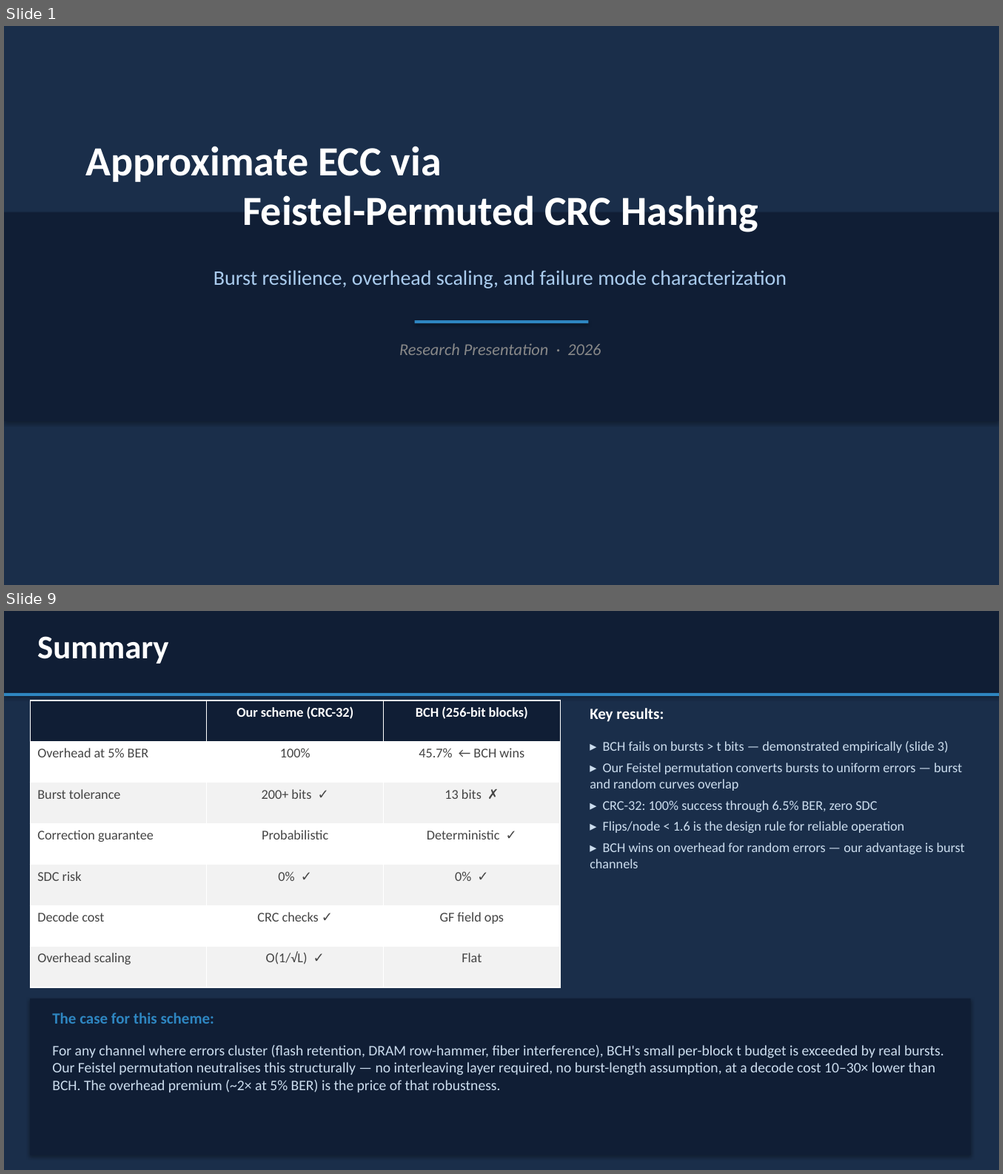
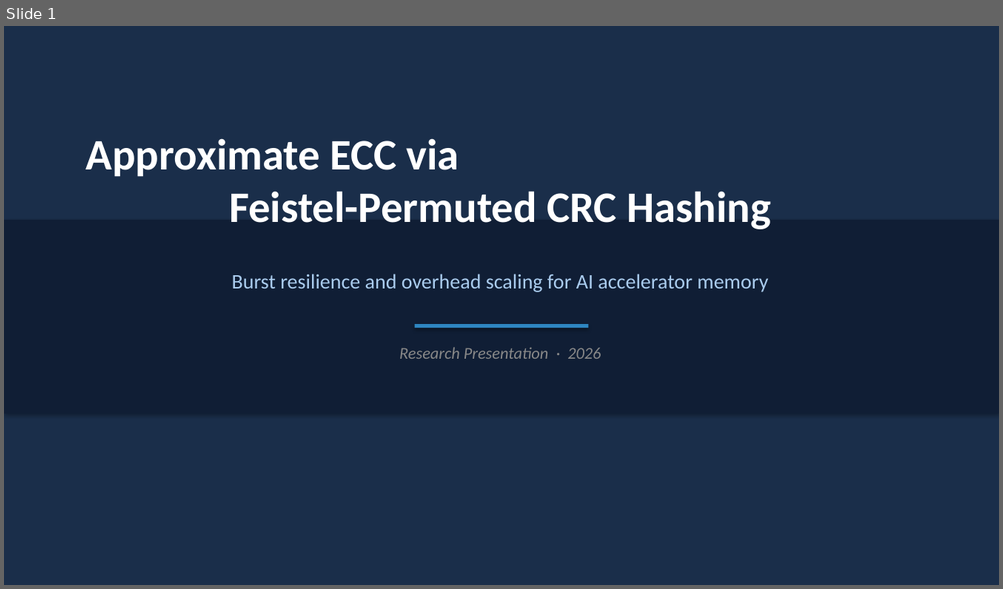
Before and after one commit to dmrlobo2002/approximate_ecc, a slide deck: advisor_slides.pptx. Shown one above the other, each under a label of ours: slides 1 and 9 before the commit, slide 1 after it; the slides between them are not shown. The pictures are 1003x1174 and 1003x589 pixels, drawn with LibreOffice and Linux fonts; fonts in the diff are those of the drawing. Boxes give left, top, right and bottom in pixels: in the first picture for what was removed or moved away, otherwise in the second. Text is boxed around its words. In the diff, an @@ line names an element or a change of style, - is before the commit and + after.

```diff
--- a/advisor_slides.pptx
+++ b/advisor_slides.pptx
@@ slide 9 removed at (x1=4, y1=611, x2=999, y2=1170), background #FFFFFF @@
@@ rectangle removed at (x1=4, y1=611, x2=999, y2=1170) @@
@@ rectangle removed at (x1=4, y1=611, x2=999, y2=693) @@
@@ text removed at (x1=37, y1=636, x2=169, y2=664) @@
-Summary
@@ rectangle removed at (x1=4, y1=693, x2=999, y2=696) @@
@@ table removed at (x1=30, y1=701, x2=560, y2=988), 7 rows, 3 columns @@
- | Our scheme (CRC-32) | BCH (256-bit blocks)
-Overhead at 5% BER | 100% | 45.7% ← BCH wins
-Burst tolerance | 200+ bits ✓ | 13 bits ✗
-Correction guarantee | Probabilistic | Deterministic ✓
-SDC risk | 0% ✓ | 0% ✓
-Decode cost | CRC checks ✓ | GF field ops
-Overhead scaling | O(1/√L) ✓ | Flat
@@ text removed at (x1=589, y1=708, x2=663, y2=722) @@
-Key results:
@@ text removed at (x1=589, y1=741, x2=965, y2=869) @@
-▸ BCH fails on bursts > t bits — demonstrated empirically (slide 3)
-▸ Our Feistel permutation converts bursts to uniform errors — burst and random curves overlap
-▸ CRC-32: 100% success through 6.5% BER, zero SDC
-▸ Flips/node < 1.6 is the design rule for reliable operation
-▸ BCH wins on overhead for random errors — our advantage is burst channels
@@ rectangle removed at (x1=30, y1=999, x2=970, y2=1156) @@
@@ text removed at (x1=52, y1=1013, x2=214, y2=1024) @@
-The case for this scheme:
@@ text removed at (x1=52, y1=1045, x2=944, y2=1093) @@
-For any channel where errors cluster (flash retention, DRAM row-hammer, fiber interference), BCH's small per-block t budget is exceeded by real bursts. Our Feistel permutation neutralises this structurally — no interleaving layer required, no burst-length assumption, at a decode cost 10–30× lower than BCH. The overhead premium (~2× at 5% BER) is the price of that robustness.
@@ slide 1 changed as well @@
@@ text "Approximate ECC via Feistel-Permuted CRC ..." moved from (x1=86, y1=146, x2=758, y2=232) to (x1=86, y1=138, x2=771, y2=230) @@
@@ text "Approximate ECC via Feistel-Permuted CRC ..." at (x1=86, y1=138, x2=771, y2=230): size 40 to 42 pt @@
@@ rectangle resized from (x1=4, y1=212, x2=999, y2=421) to (x1=4, y1=220, x2=999, y2=414) @@
@@ text at (x1=232, y1=274, x2=768, y2=292): text changed @@
-Burst resilience, overhead scaling, and failure mode characterization
+Burst resilience and overhead scaling for AI accelerator memory
@@ rectangle moved from (x1=415, y1=321, x2=588, y2=323) to (x1=415, y1=324, x2=588, y2=328) @@
@@ text "Research Presentation · 2026" moved from (x1=399, y1=343, x2=600, y2=355) to (x1=399, y1=347, x2=600, y2=359) @@
```
Also in this commit, not shown: 2 other slides changed, 8 slides added, 5 other slides removed, 7 other files.
